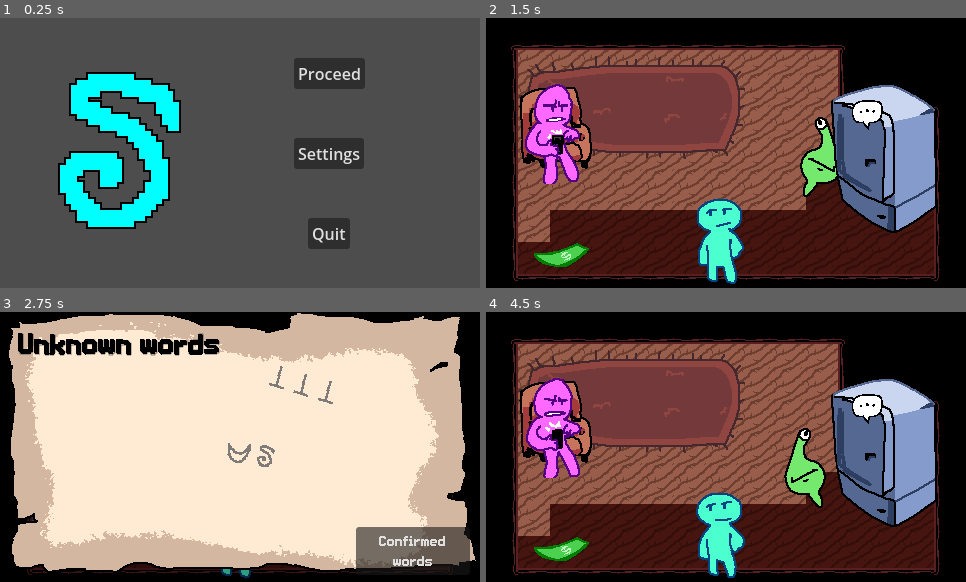
Above: before the commit, frames 1-4 (two rows, left to right).
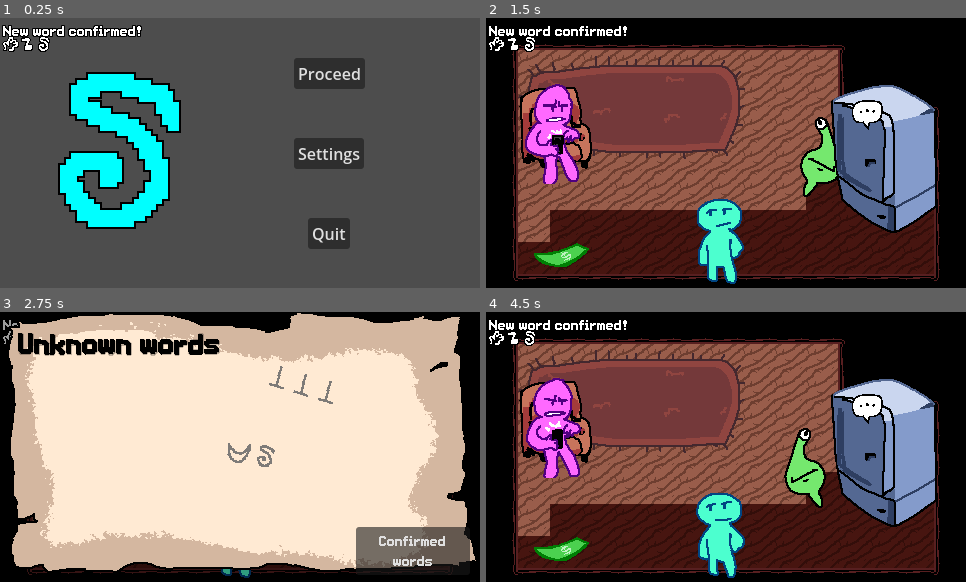
Above: after the commit, the same moments.

Repository: hryspider/GGJ-Committee-Team26
Game: Godot game, scene res://rooms/title_screen.tscn
Two runs of this game, one before a commit and one after it. Both use one fixed random seed, a clock stepped at 60 frames per second and the inputs below.
Inputs (mouse positions are in pixels of both pictures, inside the frame that each line leads up to):
- Up to frame 1 (0.25 s): no input
- Up to frame 2 (1.5 s): click "Proceed" at 0.5 s; tap Enter at 1.25 s; move the mouse to (831, 139) at 1.27 s; hold D (right) from 1.28 s (still down); click (831, 139) at 1.35 s
- Up to frame 3 (2.75 s): move the mouse to (144, 460) at 2.02 s; release D (right) at 2.03 s; hold S (down) from 2.03 s (still down); tap Q (dictionary) at 2.1 s
- Up to frame 4 (4.5 s): move the mouse to (735, 457) at 2.77 s; release S (down) at 2.78 s; hold D (right) 2.78-3.53 s; tap E (interact) at 2.85 s; move the mouse to (783, 403) at 3.52 s; hold W (up) 3.53-4.28 s; click (783, 403) at 3.6 s; move the mouse to (870, 487) at 4.27 s; hold A (left) from 4.28 s (still down); tap Q (dictionary) at 4.35 s

The runs differ from the first frame. In frame 1, 1.3% of the frame differs, in the area x 0-30%, y 2-13%; in frame 2, 0.7%; in frame 3, less than 0.1%; in frame 4, 0.7%.

Commit message:
word popup global
run unlock(gleep) on it with gleep being the new word.

Diff:
--- a/project.godot
+++ b/project.godot
@@ -23,6 +23,7 @@
 
 ShaderGlobals="*uid://m7a6cafqubqu"
 LangaugeGlobals="*uid://dfyrygyakv53w"
+WordPopup="*uid://dtcmedxcjafl3"
 
 [display]
 
--- /dev/null
+++ b/ui/word_popup.gd
@@ -0,0 +1,12 @@
+extends Node2D
+
+
+@onready var word = $Word
+@onready var animation_player = $AnimationPlayer
+
+
+
+func unlock(gleep):
+	word.text = gleep
+	animation_player.stop()
+	animation_player.play("popup")
--- /dev/null
+++ b/ui/word_popup.tscn
@@ -0,0 +1,94 @@
+[gd_scene format=3 uid="uid://dtcmedxcjafl3"]
+
+[ext_resource type="Script" uid="uid://cse7prtcttyjw" path="res://ui/word_popup.gd" id="1_7curc"]
+[ext_resource type="FontFile" uid="uid://bheug0blsloux" path="res://text/retro-pixel-thick.ttf" id="1_u25wx"]
+[ext_resource type="FontFile" uid="uid://cpr4cgq64ufh" path="res://text/GloopGleep.ttf" id="2_7curc"]
+
+[sub_resource type="Animation" id="Animation_uhgyn"]
+length = 0.001
+tracks/0/type = "value"
+tracks/0/imported = false
+tracks/0/enabled = true
+tracks/0/path = NodePath(".:position")
+tracks/0/interp = 1
+tracks/0/loop_wrap = true
+tracks/0/keys = {
+"times": PackedFloat32Array(0),
+"transitions": PackedFloat32Array(1),
+"update": 0,
+"values": [Vector2(0, 0)]
+}
+tracks/1/type = "value"
+tracks/1/imported = false
+tracks/1/enabled = true
+tracks/1/path = NodePath(".:visible")
+tracks/1/interp = 1
+tracks/1/loop_wrap = true
+tracks/1/keys = {
+"times": PackedFloat32Array(0),
+"transitions": PackedFloat32Array(1),
+"update": 1,
+"values": [true]
+}
+
+[sub_resource type="Animation" id="Animation_wbfj3"]
+resource_name = "popup"
+length = 1.5
+tracks/0/type = "value"
+tracks/0/imported = false
+tracks/0/enabled = true
+tracks/0/path = NodePath(".:position")
+tracks/0/interp = 1
+tracks/0/loop_wrap = true
+tracks/0/keys = {
+"times": PackedFloat32Array(0, 0.13333334, 0.23333333, 0.33333334, 0.73333335, 1.4333333),
+"transitions": PackedFloat32Array(4.2870927, 0.5, -2, 1, 3, 1),
+"update": 0,
+"values": [Vector2(0, -35), Vector2(0, 0), Vector2(0, -10), Vector2(0, 0), Vector2(0, 0), Vector2(-200, 0)]
+}
+tracks/1/type = "value"
+tracks/1/imported = false
+tracks/1/enabled = true
+tracks/1/path = NodePath(".:visible")
+tracks/1/interp = 1
+tracks/1/loop_wrap = true
+tracks/1/keys = {
+"times": PackedFloat32Array(0, 1.4666667),
+"transitions": PackedFloat32Array(1, 1),
+"update": 1,
+"values": [true, false]
+}
+
+[sub_resource type="AnimationLibrary" id="AnimationLibrary_taq3l"]
+_data = {
+&"RESET": SubResource("Animation_uhgyn"),
+&"popup": SubResource("Animation_wbfj3")
+}
+
+[node name="WordPopup" type="Node2D" unique_id=1522776289]
+z_index = 999
+script = ExtResource("1_7curc")
+
+[node name="Label" type="Label" parent="." unique_id=96101215]
+offset_left = 3.0
+offset_top = 3.0
+offset_right = 143.0
+offset_bottom = 26.0
+theme_override_colors/font_outline_color = Color(0, 0, 0, 1)
+theme_override_constants/outline_size = 4
+theme_override_fonts/font = ExtResource("1_u25wx")
+text = "New word confirmed!"
+
+[node name="Word" type="Label" parent="." unique_id=404767419]
+offset_left = 3.0
+offset_top = 19.0
+offset_right = 143.0
+offset_bottom = 42.0
+theme_override_colors/font_outline_color = Color(0, 0, 0, 1)
+theme_override_constants/outline_size = 4
+theme_override_fonts/font = ExtResource("2_7curc")
+text = "asd"
+metadata/_edit_use_anchors_ = true
+
+[node name="AnimationPlayer" type="AnimationPlayer" parent="." unique_id=1094740423]
+libraries/ = SubResource("AnimationLibrary_taq3l")
Not shown, added: ui/word_popup.gd.uid
